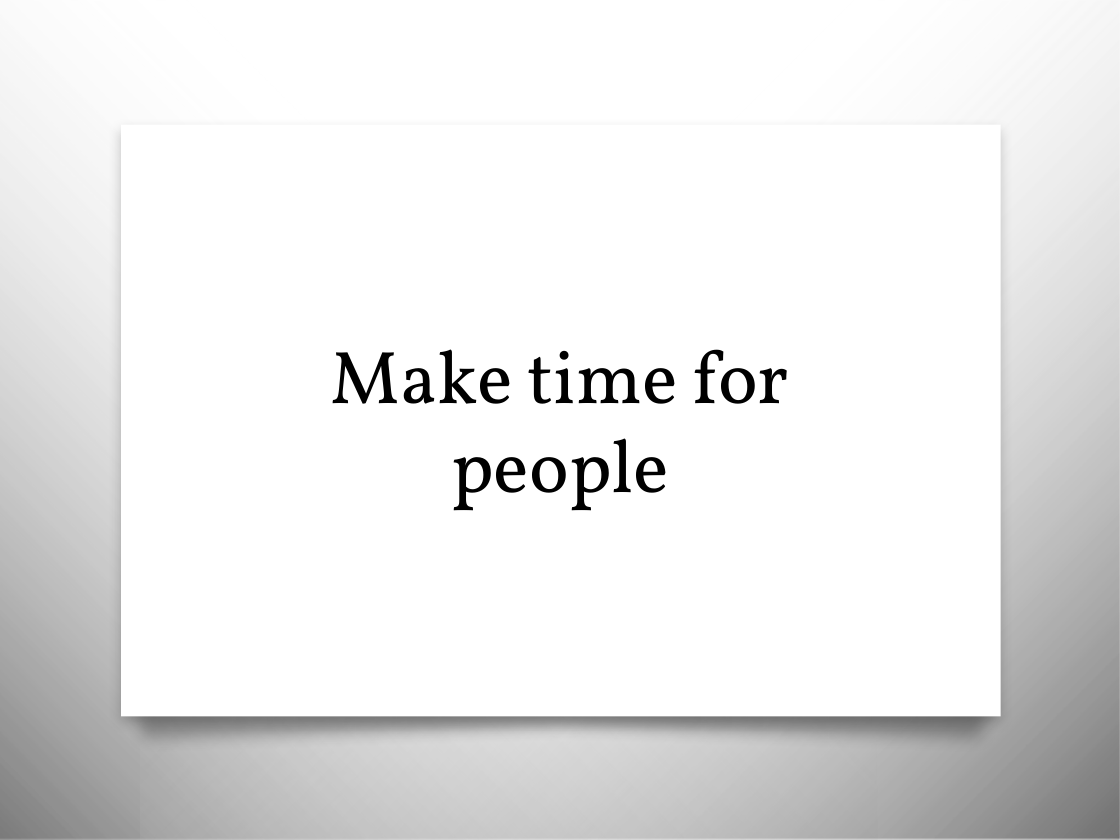
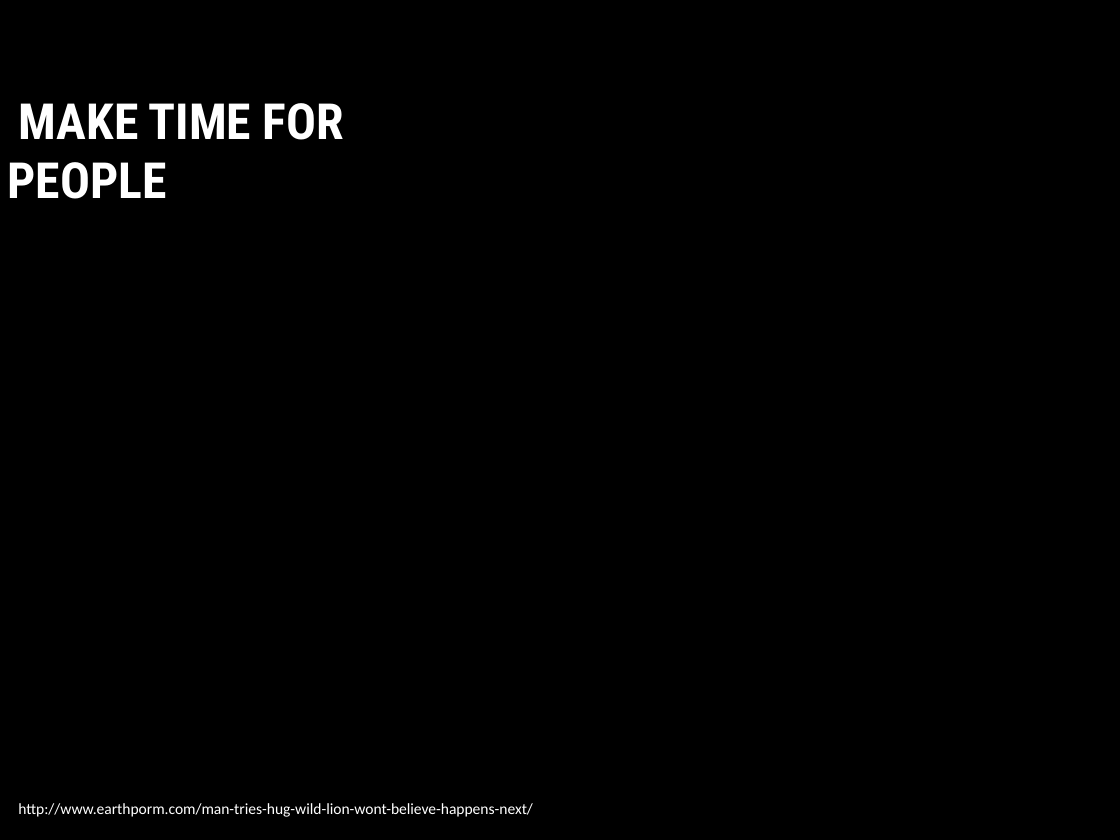
Before and after one commit to JonKruger/the-business-of-you, a slide deck: slide 8 of The Business of You.pptx (slide 9 before the commit). Drawn at 1120x840 pixels with LibreOffice and Linux fonts; fonts in the diff are those of the drawing; background and template pictures are left out. Boxes give left, top, right and bottom in pixels: in the first picture for what was removed or moved away, otherwise in the second. Text is boxed around its words. In the diff, an @@ line names an element or a change of style, - is before the commit and + after.

```diff
--- a/The Business of You.pptx
+++ b/The Business of You.pptx
@@ rectangle removed at [0,0,877,840] @@
@@ rectangle removed at [140,0,1120,840] @@
@@ text "MAKE TIME FOR PEOPLE" at [7,103,344,199]: vertical alignment middle to top @@
@@ text at [7,103,344,199]: text changed; size 48 to 32 pt; font Vollkorn to Roboto Condensed; text colour #000000 to #FFFFFF; bold on @@
-Make time for people
+MAKE TIME FOR PEOPLE
@@ rectangle removed at [121,124,1000,716] @@
@@ freeform shape removed at [110,688,1014,754] @@
@@ text added at [18,803,533,817], 10 pt, text #FFFFFF @@
+http://www.earthporm.com/man-tries-hug-wild-lion-wont-believe-happens-next/
```
Also in this commit, not shown: 16 other slides changed, 2 slides added, 2 slides removed, 1 other file.
